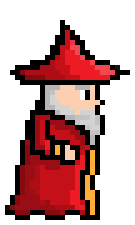
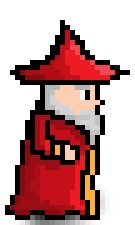
Comparing the layer stacks of the two 135x225 images. Changes:
added layer "Shadow" above "Tło" over [10, 185, 110, 225]
